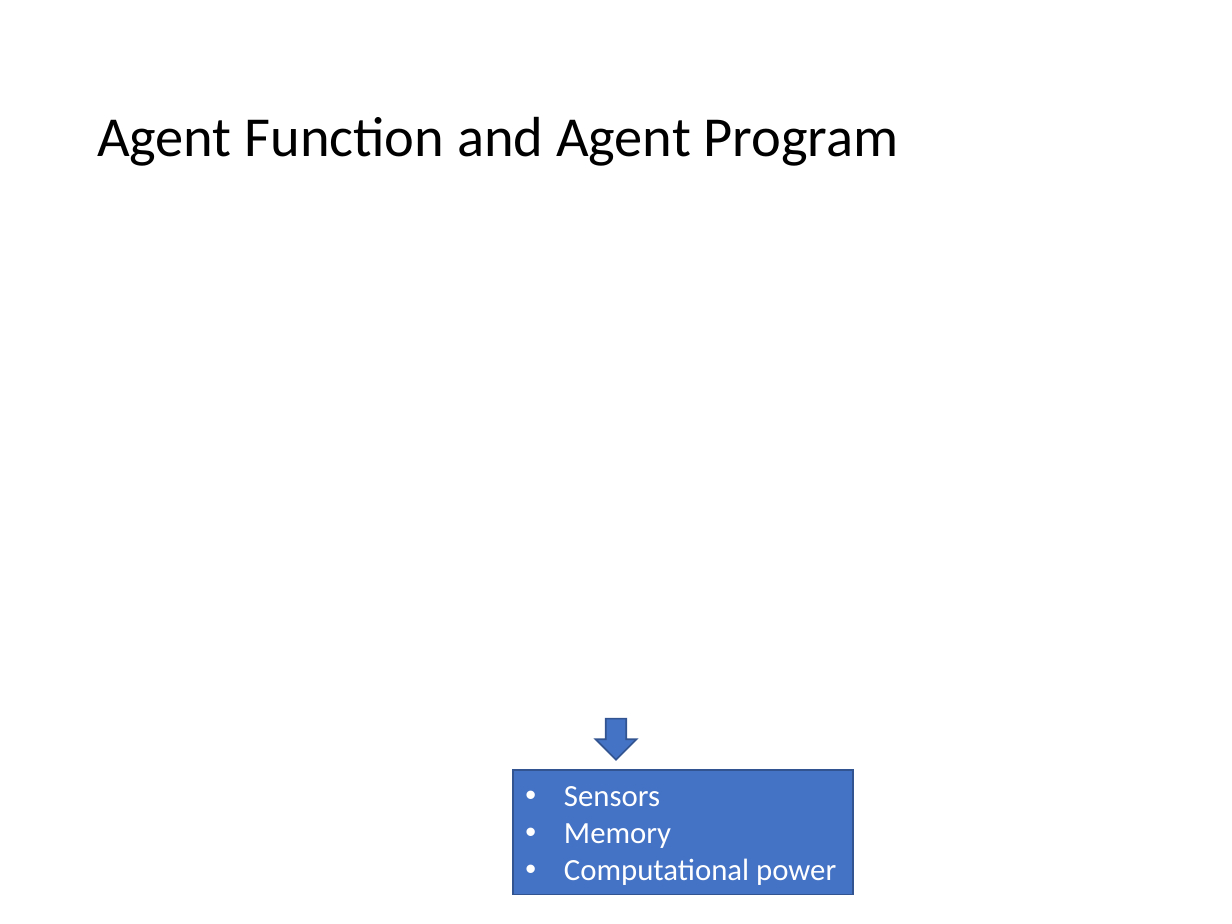
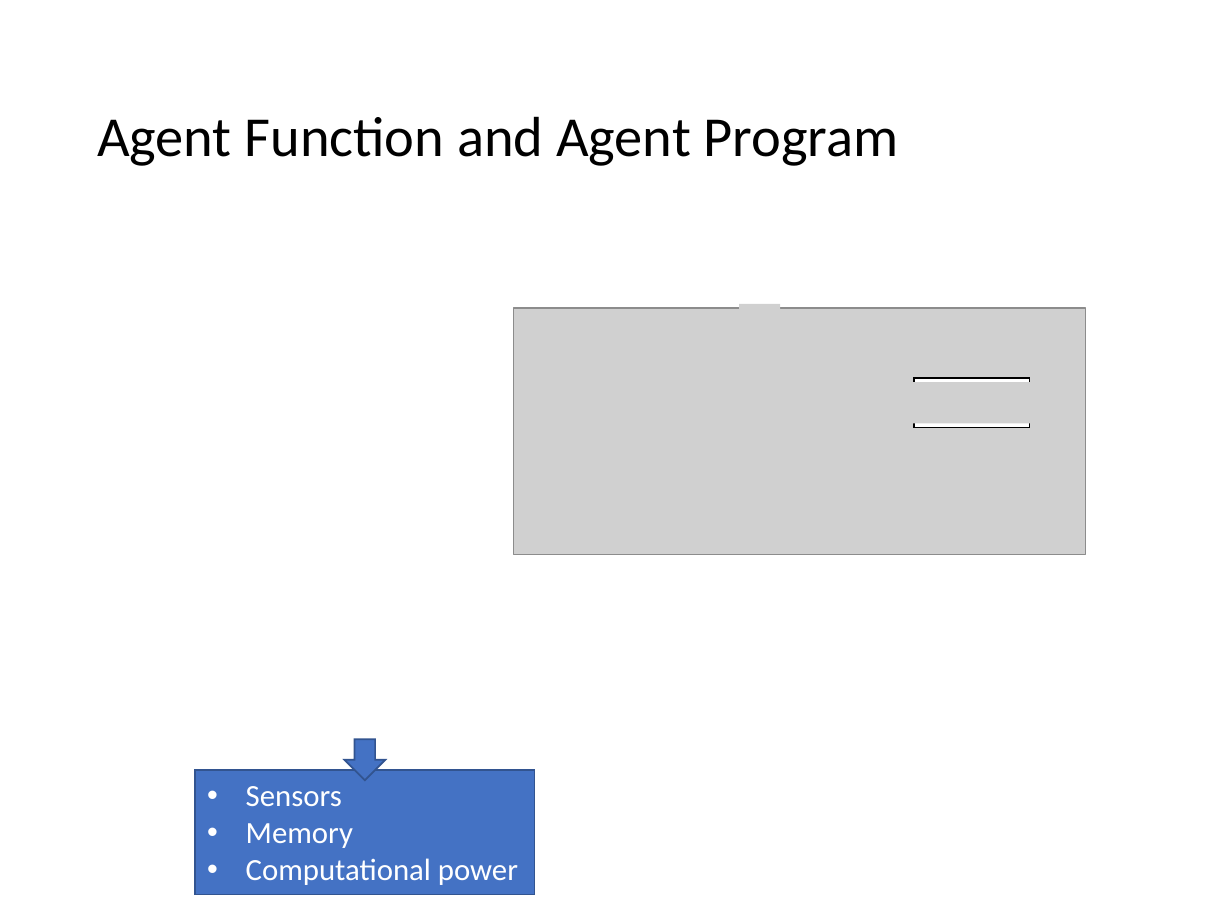
Before and after one commit to mhahsler/CS7320-AI, a slide deck: slide 5 of slides/02_agents.pptx. Drawn at 1232x924 pixels with LibreOffice and Linux fonts; fonts in the diff are those of the drawing; grey boxes stand for pictures. Boxes give left, top, right and bottom in pixels: in the first picture for what was removed or moved away, otherwise in the second. Text is boxed around its words. In the diff, an @@ line names an element or a change of style, - is before the commit and + after.

```diff
--- a/slides/02_agents.pptx
+++ b/slides/02_agents.pptx
@@ picture added at (514, 308, 1085, 554) @@
@@ picture added at (739, 304, 780, 354) @@
@@ picture added at (906, 382, 1047, 424) @@
@@ rectangle added at (914, 378, 1030, 428), fill #FFFFFF, outline #000000 1 pt @@
@@ picture added at (739, 469, 780, 519) @@
@@ down arrow: place and size @@
-down arrow at (595, 718, 636, 759)
+down arrow at (344, 739, 384, 780)
@@ rectangle "Sensors": place and size @@
-rectangle "Sensors" at (514, 770, 854, 894)
+rectangle "Sensors" at (195, 770, 535, 894)
```
Also in this commit, not shown: 6 other slides changed, 1 other file.
